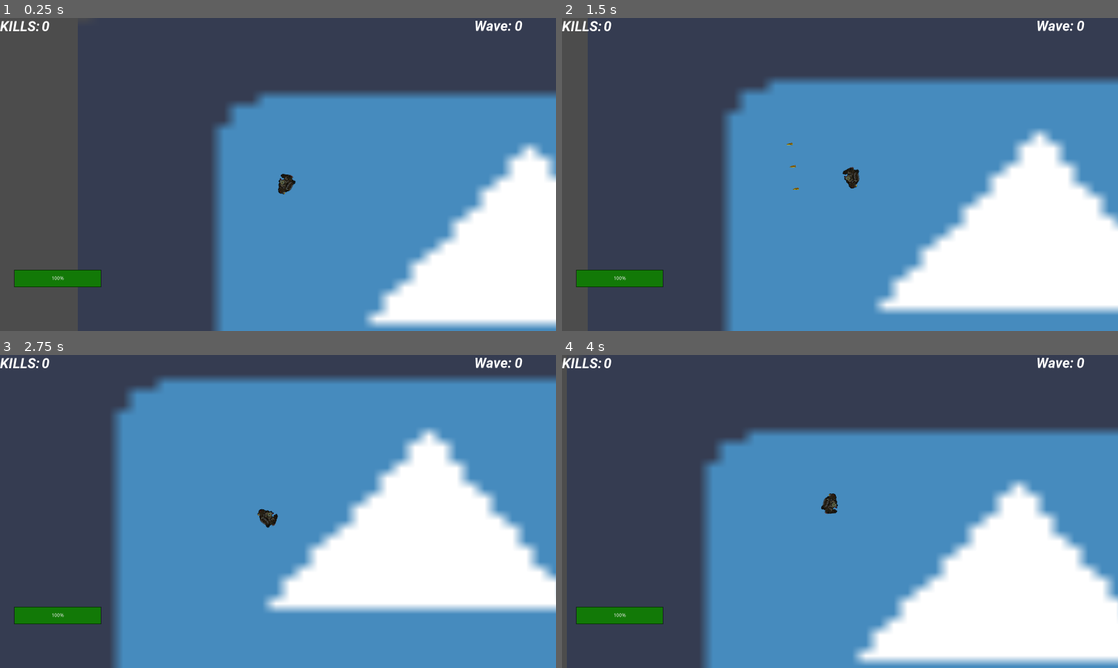
Above: before the commit, frames 1-4 (two rows, left to right).
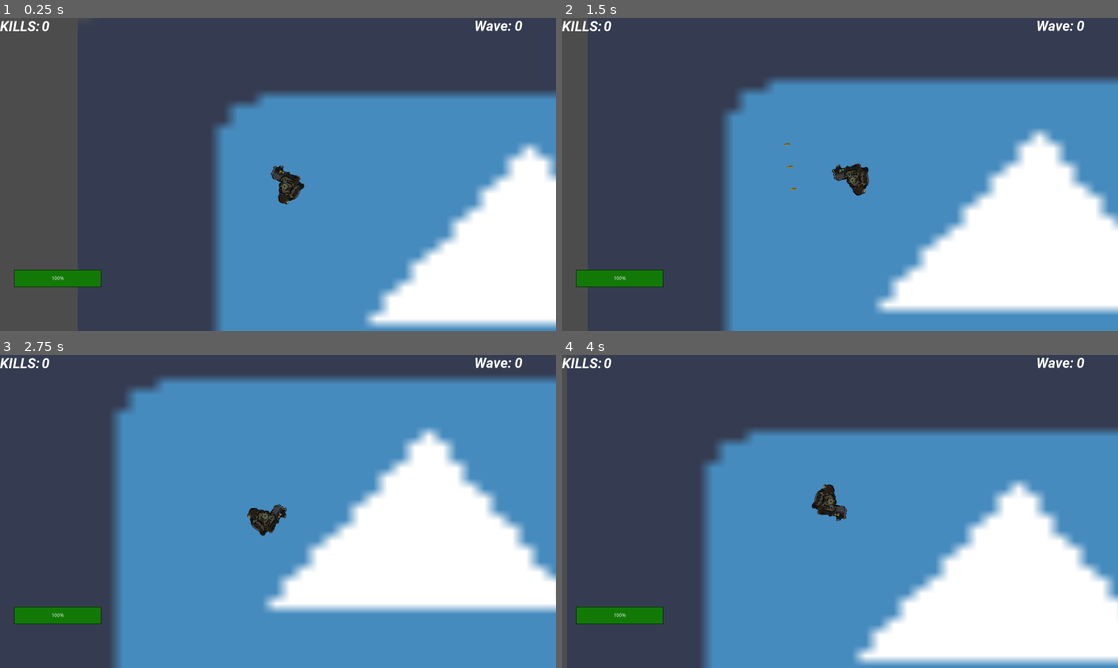
Above: after the commit, the same moments.

Repository: samuelmanolakas/Hellsing-Warewolf-Assault
Game: Godot game, scene res://Maps/Shotgun_Test_Map.tscn
Same seed, same stepped clock (60 frames per second), same inputs: the game is played once before the commit and once after it. This scene is started directly instead of the project's main scene. The engine's default icon, where the game draws it, is replaced by a stand-in: a white triangle on a blue panel in a dark square.
Inputs (mouse positions are in pixels of both pictures, inside the frame that each line leads up to):
- Up to frame 1 (0.25 s): no input
- Up to frame 2 (1.5 s): tap Enter at 0.5 s; move the mouse to (962, 158) at 0.52 s; press the mouse at (962, 158) at 0.53 s; hold D (right) 0.53-1.28 s; move the mouse to (728, 190) at 1.27 s; release the mouse at (728, 190) at 1.28 s; hold S (down) from 1.28 s (still down); click (728, 190) at 1.35 s
- Up to frame 3 (2.75 s): move the mouse to (333, 442) at 2.02 s; release S (down) at 2.03 s; press the mouse at (333, 442) at 2.03 s; hold D (right) from 2.03 s (still down)
- Up to frame 4 (4 s): move the mouse to (812, 574) at 2.77 s; release D (right) at 2.78 s; release the mouse at (812, 574) at 2.78 s; hold W (up) 2.78-3.53 s; click (812, 574) at 2.85 s; move the mouse to (1006, 558) at 3.52 s; press the mouse at (1006, 558) at 3.53 s; hold A (left) from 3.53 s (still down)

The runs differ from the first frame. In frame 1, 0.4% of the frame differs, in the area x 48-55%, y 47-60%; in frame 2, 0.4%, in the area x 39-56%, y 39-57%; in frame 3, 0.4%; in frame 4, 0.4%.
Error in both runs: Attempt to call function 'get_simple_path' in base 'null instance' on a null instance. (res://Actors/Enemies/Enemy.gd:72)

Commit message:
Player spawning locations and enemy collision layers

Diff:
--- a/Actors/Enemies/Big_enemy/BigEnemy.tscn
+++ b/Actors/Enemies/Big_enemy/BigEnemy.tscn
@@ -25,6 +25,8 @@
 [node name="Enemy" type="KinematicBody2D" groups=[
 "enemy",
 ]]
+collision_layer = 2
+collision_mask = 2
 script = ExtResource( 1 )
 
 [node name="Sprite" type="Sprite" parent="."]
--- a/Actors/Enemies/Boss/Enemy_Boss.tscn
+++ b/Actors/Enemies/Boss/Enemy_Boss.tscn
@@ -25,6 +25,8 @@
 [node name="Enemy" type="KinematicBody2D" groups=[
 "enemy",
 ]]
+collision_layer = 2
+collision_mask = 2
 script = ExtResource( 1 )
 
 [node name="Sprite" type="Sprite" parent="."]
--- a/Actors/Enemies/Enemy.tscn
+++ b/Actors/Enemies/Enemy.tscn
@@ -25,6 +25,8 @@
 [node name="Enemy" type="KinematicBody2D" groups=[
 "enemy",
 ]]
+collision_layer = 2
+collision_mask = 2
 script = ExtResource( 1 )
 
 [node name="Sprite" type="Sprite" parent="."]
--- a/Actors/Enemies/Fast_enemy/FastEnemy.tscn
+++ b/Actors/Enemies/Fast_enemy/FastEnemy.tscn
@@ -25,6 +25,8 @@
 [node name="Enemy" type="KinematicBody2D" groups=[
 "enemy",
 ]]
+collision_layer = 2
+collision_mask = 2
 script = ExtResource( 1 )
 
 [node name="Sprite" type="Sprite" parent="."]
--- a/Actors/Players/Rullstol_player/Rullstol_player.gd
+++ b/Actors/Players/Rullstol_player/Rullstol_player.gd
@@ -63,7 +63,10 @@
 	if attack_cooldown.is_stopped():
 		var bullet_instance = Bullet.instance()
 		var direction = (gun_direction.global_position - end_of_gun.global_position).normalized()
-		emit_signal("player_fired_bullet", bullet_instance, end_of_gun.global_position, direction)
+		bullet_instance.global_position = end_of_gun.global_position
+		bullet_instance.direction = direction
+		get_parent().add_child(bullet_instance)
+		#emit_signal("player_fired_bullet", bullet_instance, end_of_gun.global_position, direction)
 		$AudioStreamPlayer.play()
 		attack_cooldown.start()
 
--- a/Actors/Players/Rullstol_player/Rullstol_player.tscn
+++ b/Actors/Players/Rullstol_player/Rullstol_player.tscn
@@ -1,7 +1,8 @@
-[gd_scene load_steps=9 format=2]
+[gd_scene load_steps=10 format=2]
 
 [ext_resource path="res://NemoW/survivor-idle_rifle_0.png" type="Texture" id=1]
 [ext_resource path="res://Actors/Players/Rullstol_player/Rullstol_player.gd" type="Script" id=2]
+[ext_resource path="res://Global/Bullet/Bullet.tscn" type="PackedScene" id=3]
 [ext_resource path="res://Global/Health/Health.tscn" type="PackedScene" id=4]
 [ext_resource path="res://Global/GUI/GUI.tscn" type="PackedScene" id=5]
 [ext_resource path="res://Sounds/weapon_fire.wav" type="AudioStream" id=6]
@@ -19,6 +20,7 @@
 ]]
 position = Vector2( 245.879, 93.9153 )
 script = ExtResource( 2 )
+Bullet = ExtResource( 3 )
 
 [node name="Sprite" type="Sprite" parent="."]
 position = Vector2( 7.94693, -5.04716 )
--- a/Actors/Players/Shotgun_player/ShotgunPlayer.tscn
+++ b/Actors/Players/Shotgun_player/ShotgunPlayer.tscn
@@ -20,6 +20,7 @@
 "player",
 ]]
 position = Vector2( 245.879, 93.9153 )
+scale = Vector2( 1.5, 1.5 )
 script = ExtResource( 2 )
 Bullet = ExtResource( 3 )
 
@@ -27,13 +28,13 @@
 position = Vector2( -32.946, -14.1419 )
 rotation = 1.5708
 scale = Vector2( 0.361924, 0.339104 )
+z_index = 1
 texture = ExtResource( 1 )
 region_enabled = true
 region_rect = Rect2( 660, 380, 170, 150 )
 
 [node name="Sprite" type="Sprite" parent="Sprite"]
 position = Vector2( 39.6479, -74.7912 )
-z_index = -1
 texture = ExtResource( 1 )
 region_enabled = true
 region_rect = Rect2( 770, 230, 120, 150 )
@@ -43,7 +44,7 @@
 shape = SubResource( 1 )
 
 [node name="CollisionShape2D2" type="CollisionShape2D" parent="."]
-position = Vector2( -0.0343351, 2.48842 )
+position = Vector2( -0.978258, 2.17379 )
 shape = SubResource( 2 )
 
 [node name="CollisionShape2D3" type="CollisionShape2D" parent="."]
--- a/Global/Bullet/Bullet.tscn
+++ b/Global/Bullet/Bullet.tscn
@@ -9,6 +9,8 @@
 [node name="Bullet" type="Area2D"]
 scale = Vector2( 1.3, 1.3 )
 z_index = 2
+collision_layer = 2
+collision_mask = 2
 script = ExtResource( 2 )
 
 [node name="CollisionShape2D" type="CollisionShape2D" parent="."]
--- a/Global/Bullet/Shotgun_bullet/ShotgunBullet.tscn
+++ b/Global/Bullet/Shotgun_bullet/ShotgunBullet.tscn
@@ -9,6 +9,8 @@
 [node name="Bullet" type="Area2D"]
 scale = Vector2( 1.3, 1.3 )
 z_index = 2
+collision_layer = 2
+collision_mask = 2
 script = ExtResource( 2 )
 
 [node name="CollisionShape2D" type="CollisionShape2D" parent="."]
--- a/Global/Test_map.gd
+++ b/Global/Test_map.gd
@@ -19,15 +19,15 @@
 	Global.score = 0
 	if player_name == 1:
 		var player1 = load("res://Actors/Players/Player.tscn").instance()
-		player1.position = Vector2(500, 500)
+		player1.position = Vector2(1100, 410)
 		add_child(player1)
 	elif player_name == 2:
 		var player2 = load("res://Actors/Players/Shotgun_player/ShotgunPlayer.tscn").instance()
-		player2.position = Vector2(500, 500)
+		player2.position = Vector2(1100, 410)
 		add_child(player2)
 	elif player_name == 3:
 		var player3 = load("res://Actors/Players/Rullstol_player/Rullstol_player.tscn").instance()
-		player3.position = Vector2(500, 500)
+		player3.position = Vector2(1100, 410)
 		add_child(player3)
 
 
